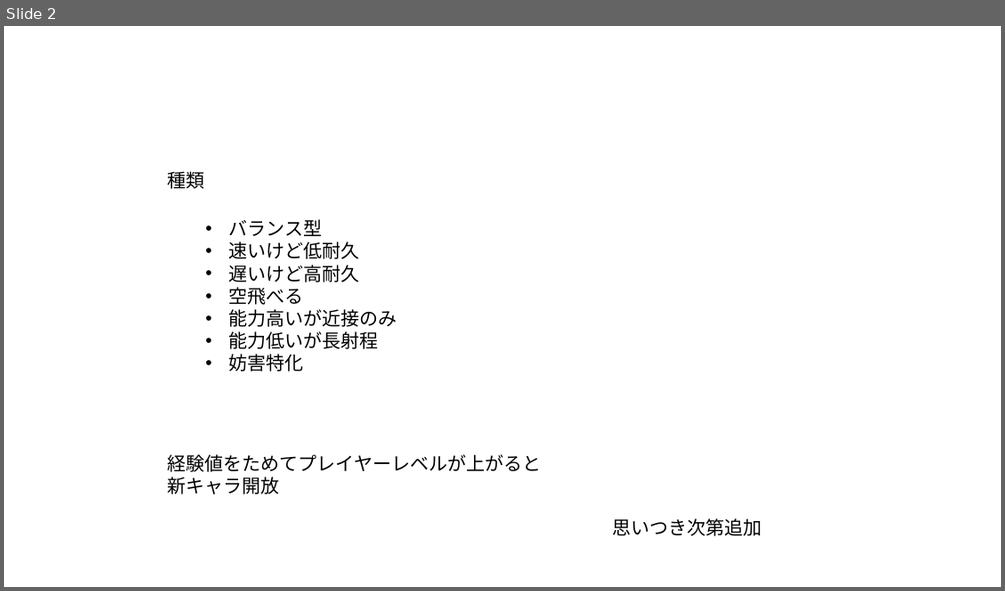
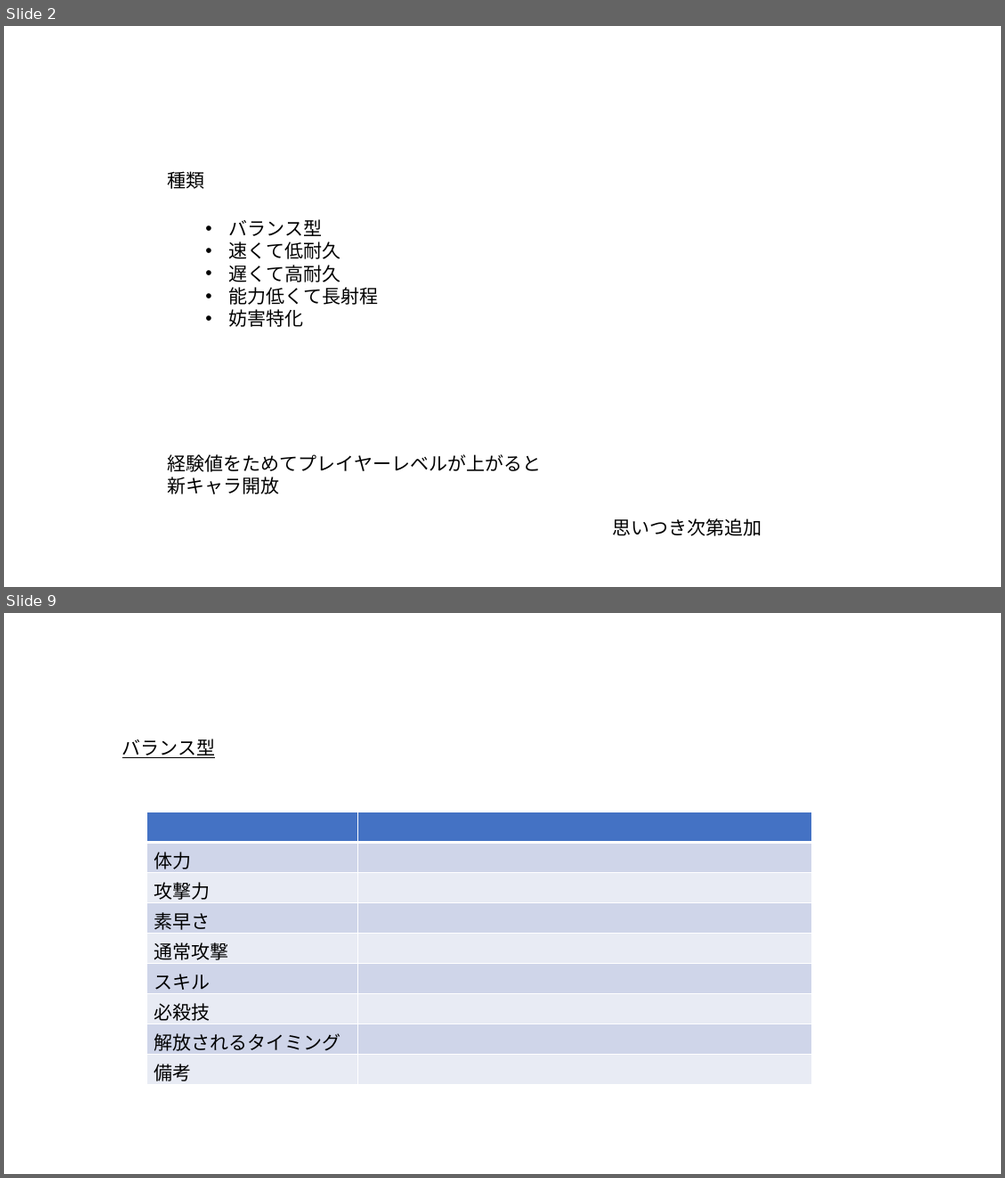
Before and after one commit to soushi1116/Employment, a slide deck: 仕様書/キャラクター.pptx. Shown one above the other, each under a label of ours: slide 2 before the commit, slides 2 and 9 after it; the slides between them are not shown. The pictures are 1005x591 and 1005x1178 pixels, drawn with LibreOffice and Linux fonts; fonts in the diff are those of the drawing. Boxes give left, top, right and bottom in pixels: in the first picture for what was removed or moved away, otherwise in the second. Text is boxed around its words. In the diff, an @@ line names an element or a change of style, - is before the commit and + after.

```diff
--- a/仕様書/キャラクター.pptx
+++ b/仕様書/キャラクター.pptx
@@ slide 9 added at <box>4,613,1001,1174</box>, background #FFFFFF @@
@@ text added at <box>122,738,216,758</box>, 18 pt, text #000000, underline @@
+バランス型
@@ table added at <box>146,811,811,1085</box>, 9 rows, 2 columns @@
+ | 
+体力 | 
+攻撃力 | 
+素早さ | 
+通常攻撃 | 
+スキル | 
+必殺技 | 
+解放されるタイミング | 
+備考 | 
@@ slide 2 changed as well @@
@@ text at <box>229,241,378,305</box>: text changed @@
-• 速いけど低耐久
-• 遅いけど高耐久
-• 空飛べる
-• 能力高いが近接のみ
-• 能力低いが長射程
+• 速くて低耐久
+• 遅くて高耐久
+• 能力低くて長射程
```
Also in this commit, not shown: 1 other slide changed, 6 other slides added, 2 other files.
